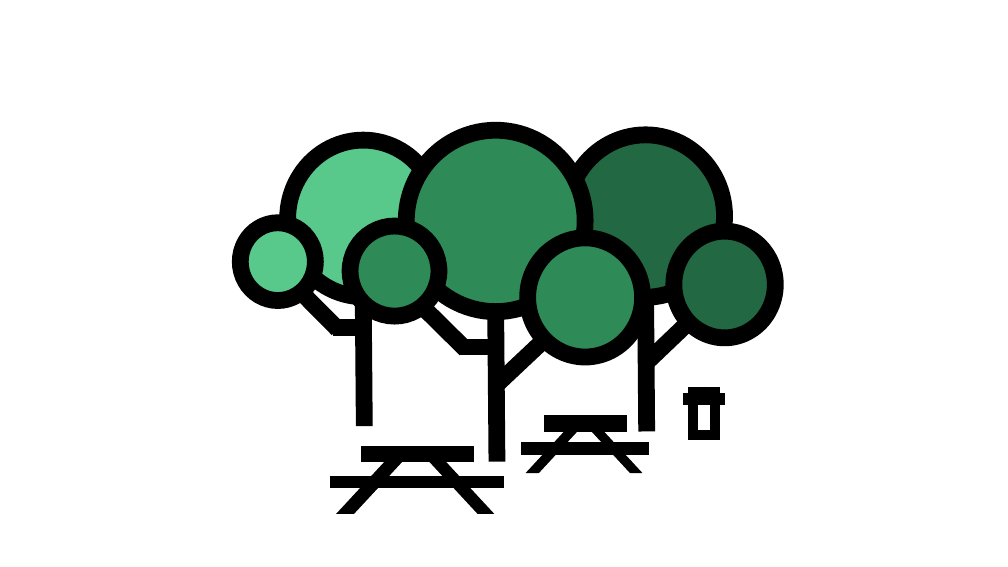
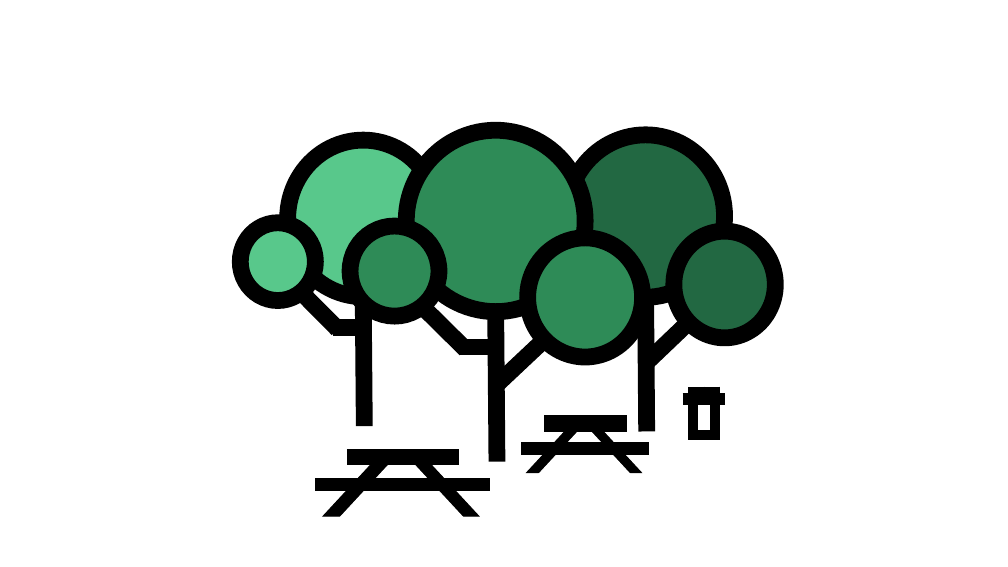
Before and after one commit to haimazu/G9-GoNature, a slide deck: slide 10 of LOGO/esteam_editable.pptx. Drawn at 1008x567 pixels with LibreOffice and Linux fonts; fonts in the diff are those of the drawing. Boxes give left, top, right and bottom in pixels: in the first picture for what was removed or moved away, otherwise in the second. Text is boxed around its words. In the diff, an @@ line names an element or a change of style, - is before the commit and + after.

```diff
--- a/LOGO/esteam_editable.pptx
+++ b/LOGO/esteam_editable.pptx
@@ trapezoid: place and size @@
-trapezoid at <box>350,459,482,520</box>
+trapezoid at <box>336,461,467,522</box>
@@ 2 lines, 1 trapezoid: place and size @@
-2 lines, 1 trapezoid at <box>330,454,504,513</box>
+2 lines, 1 trapezoid at <box>315,457,490,516</box>
```
Also in this commit, not shown: 21 slides added.
